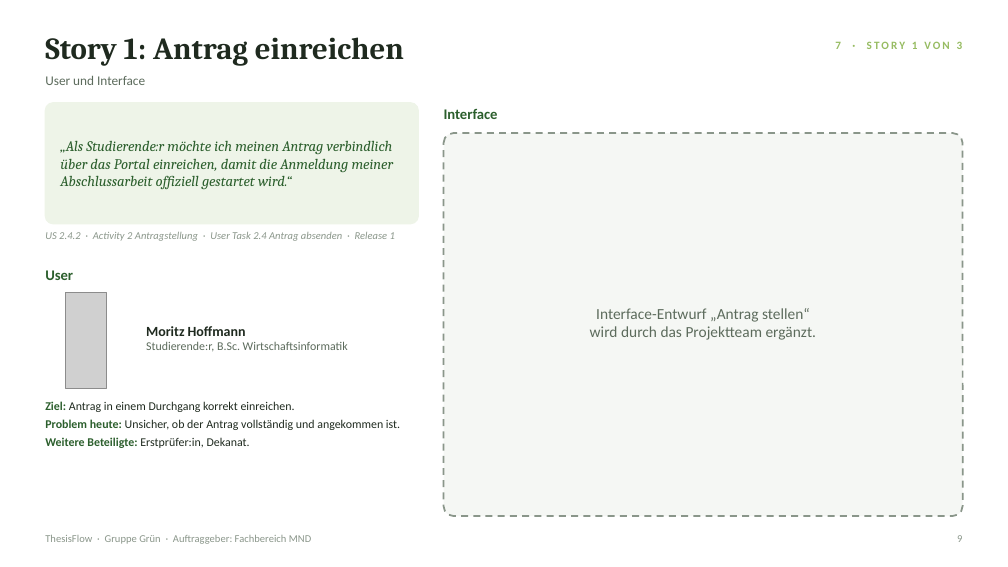
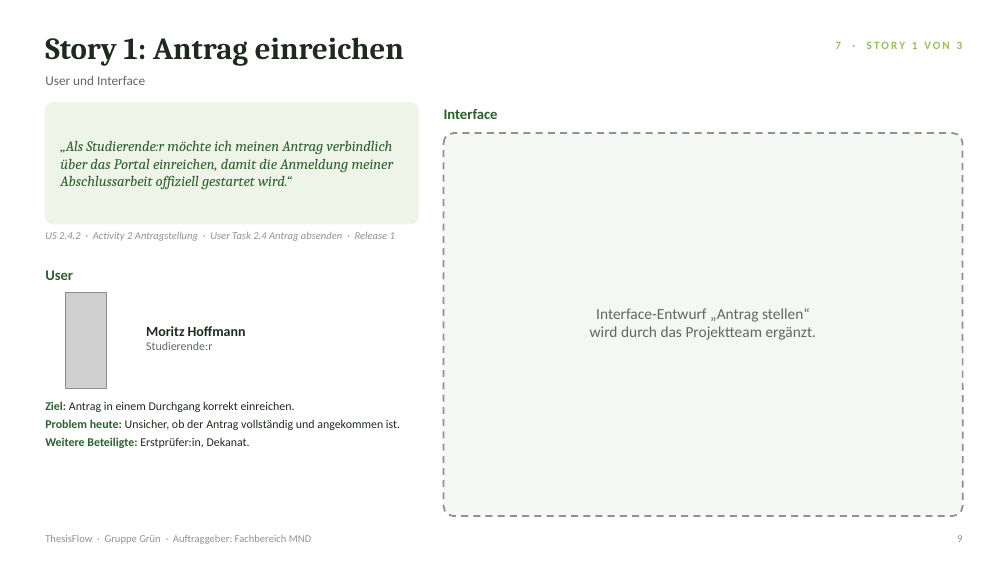
Before and after one commit to Gsng875/WK_1610-Requirements-Engineering-WPF-Gruppe-Gruen, a slide deck: slide 9 of Abschlusspräsentation/ThesisFlow_Abschlusspraesentation.pptx. Drawn at 1008x567 pixels with LibreOffice and Linux fonts; fonts in the diff are those of the drawing; grey boxes stand for pictures. Boxes give left, top, right and bottom in pixels: in the first picture for what was removed or moved away, otherwise in the second. Text is boxed around its words. In the diff, an @@ line names an element or a change of style, - is before the commit and + after.

```diff
--- a/Abschlusspräsentation/ThesisFlow_Abschlusspraesentation.pptx
+++ b/Abschlusspräsentation/ThesisFlow_Abschlusspraesentation.pptx
@@ text at <box>146,342,212,350</box>: text changed @@
-Studierende:r, B.Sc. Wirtschaftsinformatik
+Studierende:r
```
Also in this commit, not shown: 2 other slides changed, 1 other file.
